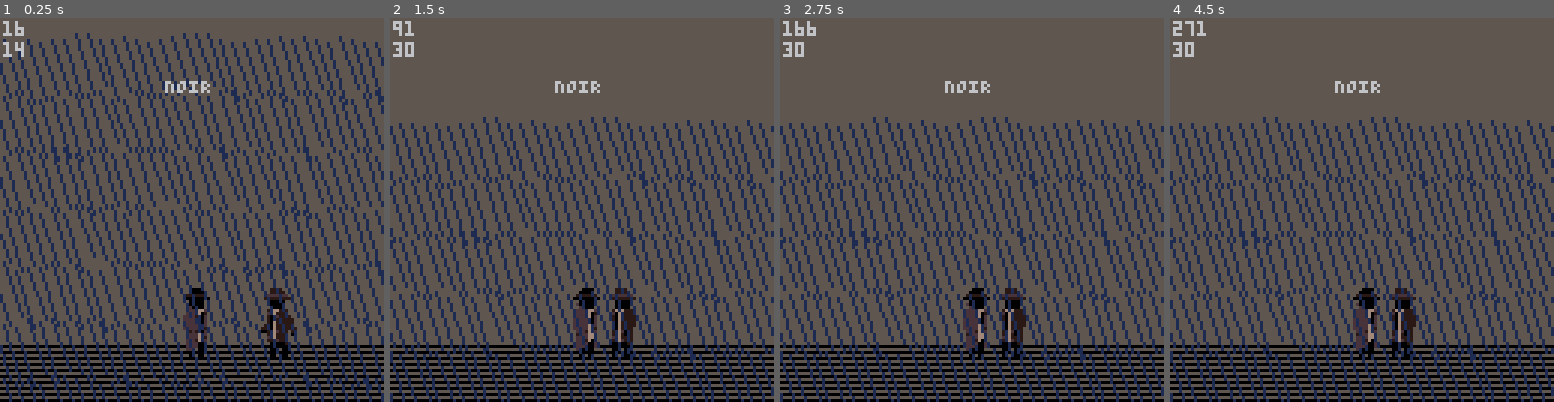
Above: before the commit, frames 1-4 (left to right).
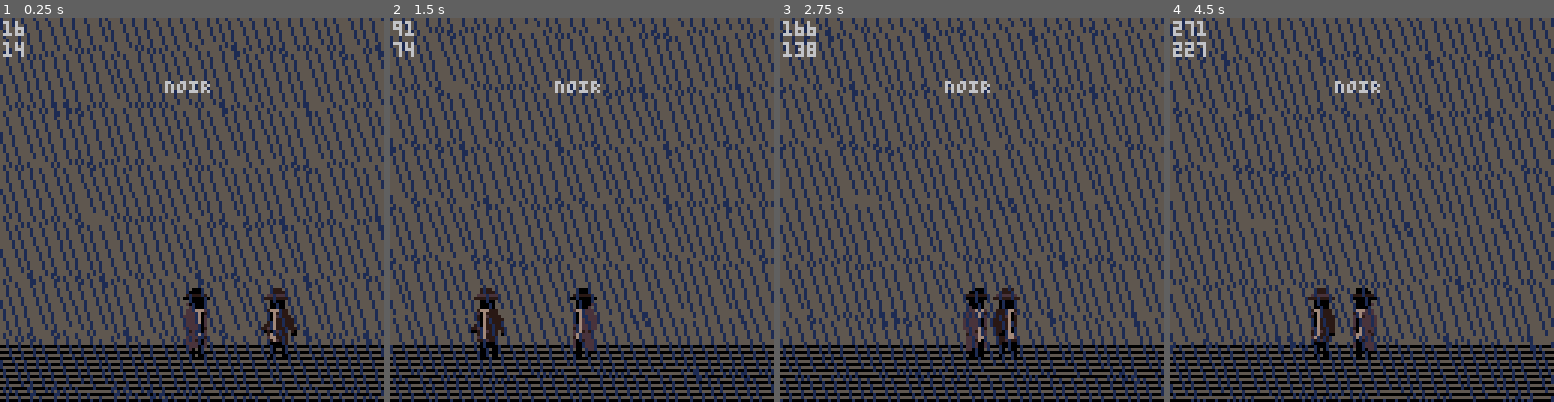
Above: after the commit, the same moments.

Repository: SneerfulArk/noir
Game: PICO-8 cartridge noir.p8
The game is run twice, just before and just after one commit, with the same random seed, the same clock (stepped at 60 frames per second) and the same inputs.
Inputs:
- Up to frame 1 (0.25 s): no input
- Up to frame 2 (1.5 s): tap X (X key) at 0.33, 1.07 s; tap O (Z key) at 0.7 s
- Up to frame 3 (2.75 s): tap O (Z key) at 1.7, 2.1, 2.5 s; tap X (X key) at 1.85 s
- Up to frame 4 (4.5 s): tap O (Z key) every 0.4 s from 2.9 to 4.1 s; tap X (X key) at 2.97, 4.08 s

The runs differ from the first frame. In frame 1, 40% of the frame differs, in the area x 0-100%, y 0-100%; in frame 2, 36%; in frame 3, 34%; in frame 4, 36%.

Commit message:
v0.9.0
Added: New `time_slow` variable and controls for future debugging and testing.
Added: Reposition logic for raindrops falling below the screen, resulting in an infinite rain loop.
Changed: `init_vfx()` and `update_vfx` to use a nested loop of rows and columns for the rain table.

Diff:
--- a/noir.p8
+++ b/noir.p8
@@ -55,6 +55,8 @@
         draw_vfx()
         draw_testing()
 
+        camera()
+
         --debug
         print(ticks, 1, 1, 6)
         print(flr(time_elapsed), 1, 8, 6)
@@ -72,7 +74,8 @@
 
     function init_clock()
         ticks = 0
-        gt    = 1 or 1
+        gt    = 1
+        time_slow = true
         time_elapsed = 0
     end
 
@@ -81,7 +84,14 @@
         time_elapsed += (1*gt)
 
         --time slow
-        if en.x < (plr.x+38) and en.x > (plr.x-55) then
+        if btnp(4) then
+            if time_slow == false then
+                time_slow = true
+            elseif time_slow == true then
+                time_slow = false
+            end
+        end
+        if time_slow==true and en.x < (plr.x+38) and en.x > (plr.x-55) then
             gt *= 0.9655
             if gt<= 0.15 then gt = 0 end
         else gt = 1
@@ -178,29 +188,41 @@
 
     function init_vfx()
         rain = {}
-        for r=1,8 do
-            for i=1, 64 do
+        for r=1,8 do --rows
+            local row = {
+                drops = {}
+            }
+            for d=1, 64 do --drops
                 local drop = {
-                    x = -64+i*4+(4*r),
-                    y = -40+(19*r)+flr(rnd(4)+1),
+                    x = -64+d*4+(4*r),
+                    y = -55+(19*r)+flr(rnd(4)+1),
                     w = 6,
                     h = flr(16+(rnd(4)+1))
                 }
-                add(rain, drop)
-            end
+                add(row.drops, drop)
+            end
+            add(rain, row)
         end
     end
 
     function update_vfx()
-        for drop in all (rain) do
-            drop.x += 0.4*gt
-            drop.y += 1.8*gt
+        for row in all (rain) do
+            for drop in all (row.drops) do
+                drop.x += 0.4*gt
+                drop.y += 1.8*gt
+                if drop.y >= 136 then
+                    drop.y = drop.y-152
+                    drop.x = drop.x-33.8
+                end
+            end
         end
     end
 
     function draw_vfx()
-        for drop in all (rain) do
-            line(flr(drop.x),flr(drop.y),flr(drop.x+drop.w),flr(drop.y+drop.h),12)
+        for row in all (rain) do
+            for drop in all (row.drops) do
+                line(flr(drop.x),flr(drop.y),flr(drop.x+drop.w),flr(drop.y+drop.h),12)
+            end
         end
     end
 
